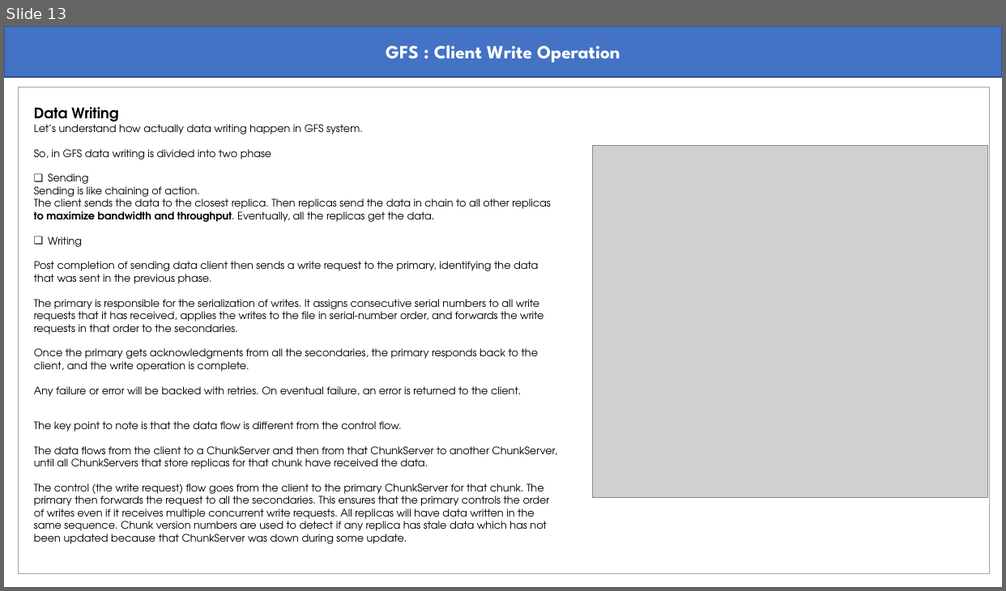
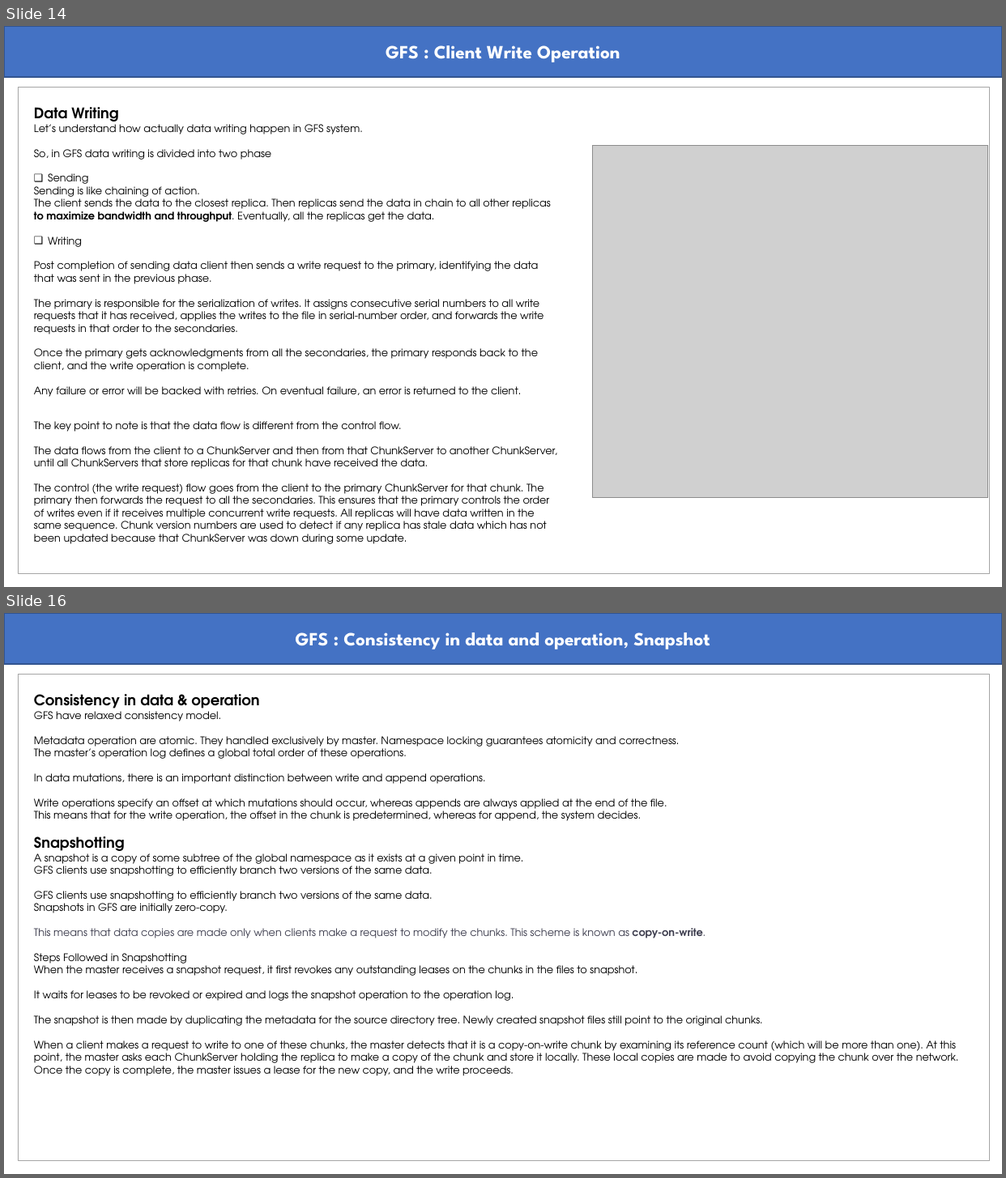
Before and after one commit to abmishra1234/Advanced-System-Design, a slide deck: GFS.pptx. Shown one above the other, each under a label of ours: slide 13 before the commit, slides 14 and 16 after it; the slides between them are not shown. The pictures are 1006x591 and 1006x1178 pixels, drawn with LibreOffice and Linux fonts; fonts in the diff are those of the drawing; grey boxes stand for pictures. Boxes give left, top, right and bottom in pixels: in the first picture for what was removed or moved away, otherwise in the second. Text is boxed around its words. In the diff, an @@ line names an element or a change of style, - is before the commit and + after.

```diff
--- a/GFS.pptx
+++ b/GFS.pptx
@@ slide 16 added at (4, 613, 1002, 1174), background #FFFFFF @@
@@ rectangle added at (4, 613, 1002, 664), fill #4472C4, outline #325491 1 pt, 18 pt, text #FFFFFF, bold @@
+GFS : Consistency in data and operation, Snapshot
@@ rectangle added at (19, 674, 990, 1161), outline #A5A5A5 0.75 pt @@
@@ text added at (34, 694, 959, 1076), 10 pt, text #000000 @@
+Consistency in data & operation
+GFS have relaxed consistency model.
+Metadata operation are atomic. They handled exclusively by master. Namespace locking guarantees atomicity and correctness.
+The master’s operation log defines a global total order of these operations.
+In data mutations, there is an important distinction between write and append operations.
+Write operations specify an offset at which mutations should occur, whereas appends are always applied at the end of the file.
+This means that for the write operation, the offset in the chunk is predetermined, whereas for append, the system decides.
+Snapshotting
+A snapshot is a copy of some subtree of the global namespace as it exists at a given point in time.
+GFS clients use snapshotting to efficiently branch two versions of the same data.
+GFS clients use snapshotting to efficiently branch two versions of the same data.
+Snapshots in GFS are initially zero-copy.
+This means that data copies are made only when clients make a request to modify the chunks. This scheme is known as copy-on-write.
+Steps Followed in Snapshotting
+When the master receives a snapshot request, it first revokes any outstanding leases on the chunks in the files to snapshot.
+It waits for leases to be revoked or expired and logs the snapshot operation to the operation log.
+The snapshot is then made by duplicating the metadata for the source directory tree. Newly created snapshot files still point to the original chunks.
+When a client makes a request to write to one of these chunks, the master detects that it is a copy-on-write chunk by examining its reference count (which will be more than one). At this point, the master asks each ChunkServer holding the replica to make a copy of the chunk and store it locally. These local copies are made to avoid copying the chunk over the network. Once the copy is complete, the master issues a lease for the new copy, and the write proceeds.
@@ what was slide 13 is now slide 14 @@
```
Also in this commit, not shown: 1 slide changed, 6 other slides added.
